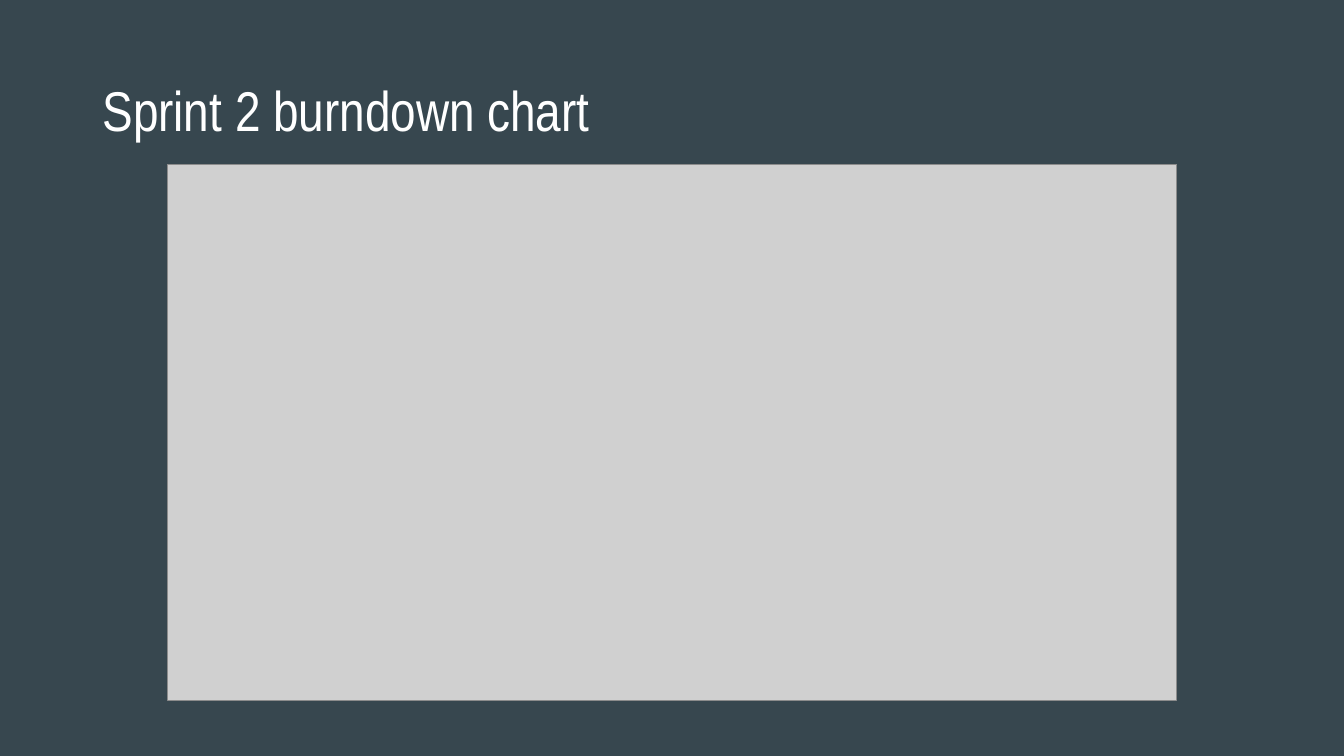
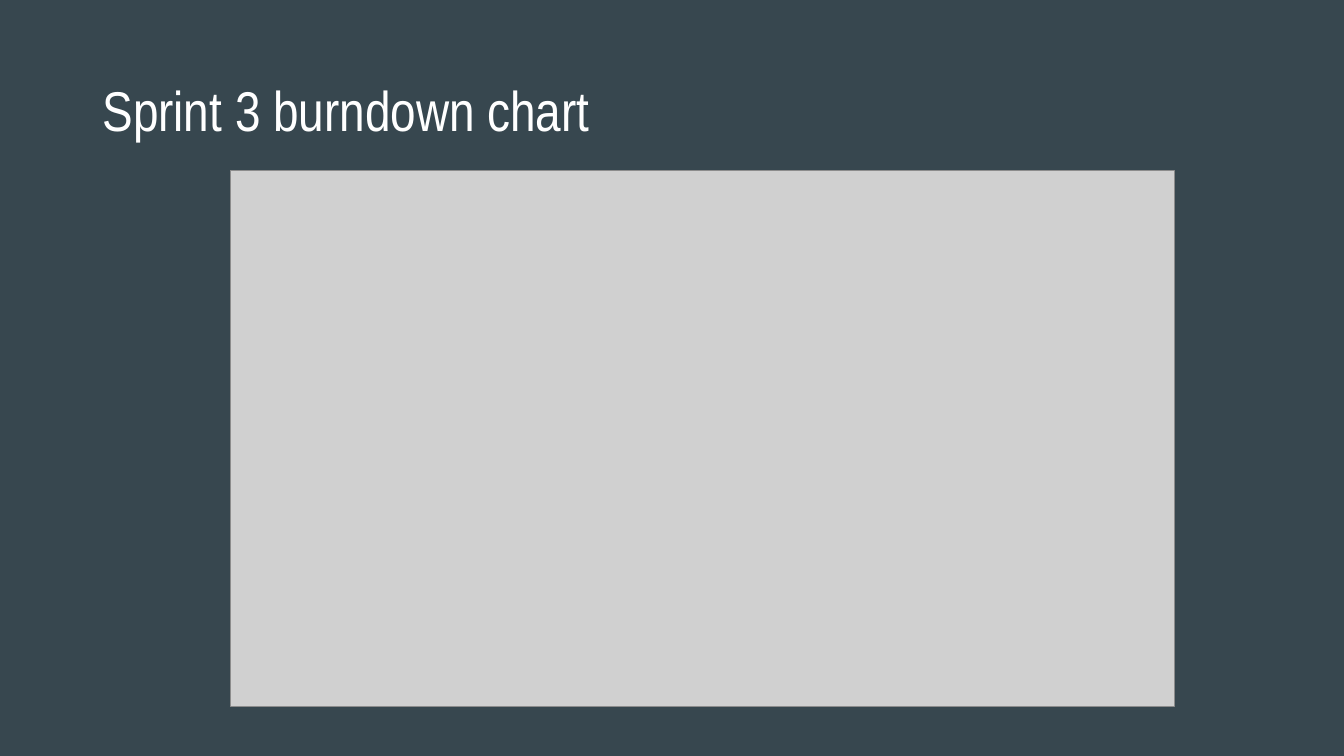
Before and after one commit to rehan-code/Game-Library-Web-App, a slide deck: slide 3 of CIS4250_Retrospective.pptx. Drawn at 1344x756 pixels with LibreOffice and Linux fonts; fonts in the diff are those of the drawing; grey boxes stand for pictures. Boxes give left, top, right and bottom in pixels: in the first picture for what was removed or moved away, otherwise in the second. Text is boxed around its words. In the diff, an @@ line names an element or a change of style, - is before the commit and + after.

```diff
--- a/CIS4250_Retrospective.pptx
+++ b/CIS4250_Retrospective.pptx
@@ title at [102, 90, 589, 141]: text changed @@
-Sprint 2 burndown chart
+Sprint 3 burndown chart
@@ picture: place and size @@
-picture at [167, 164, 1177, 701]
+picture at [231, 170, 1175, 707]
```
Also in this commit, not shown: 10 other slides changed, 1 slide added, 1 slide removed.
